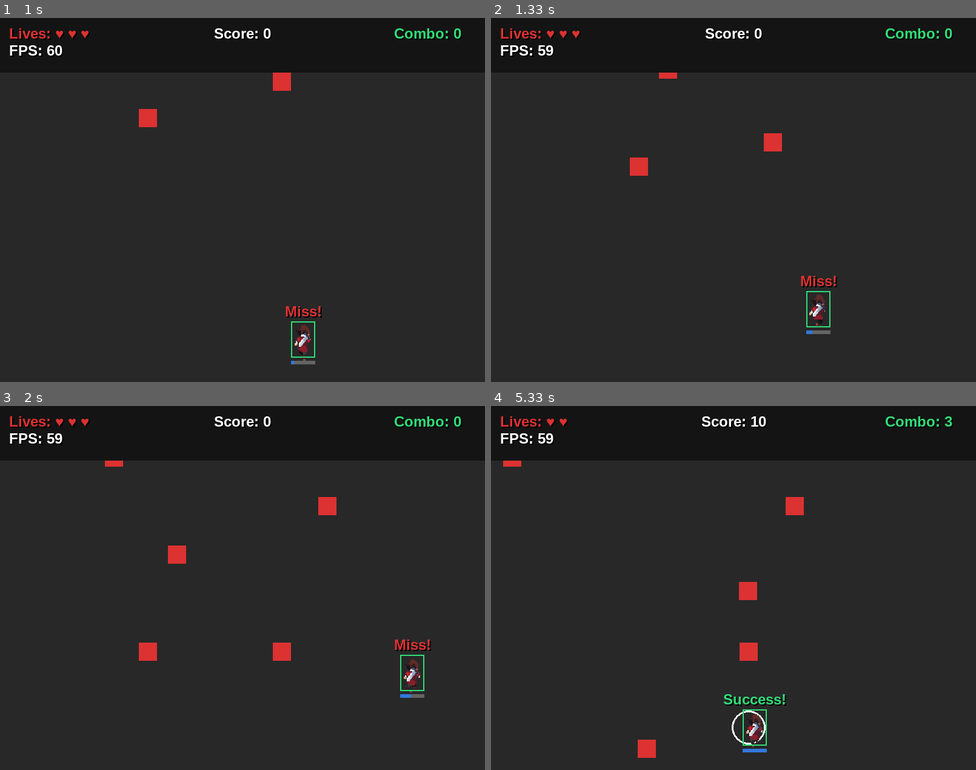
Above: before the commit, frames 1-4 (two rows, left to right).
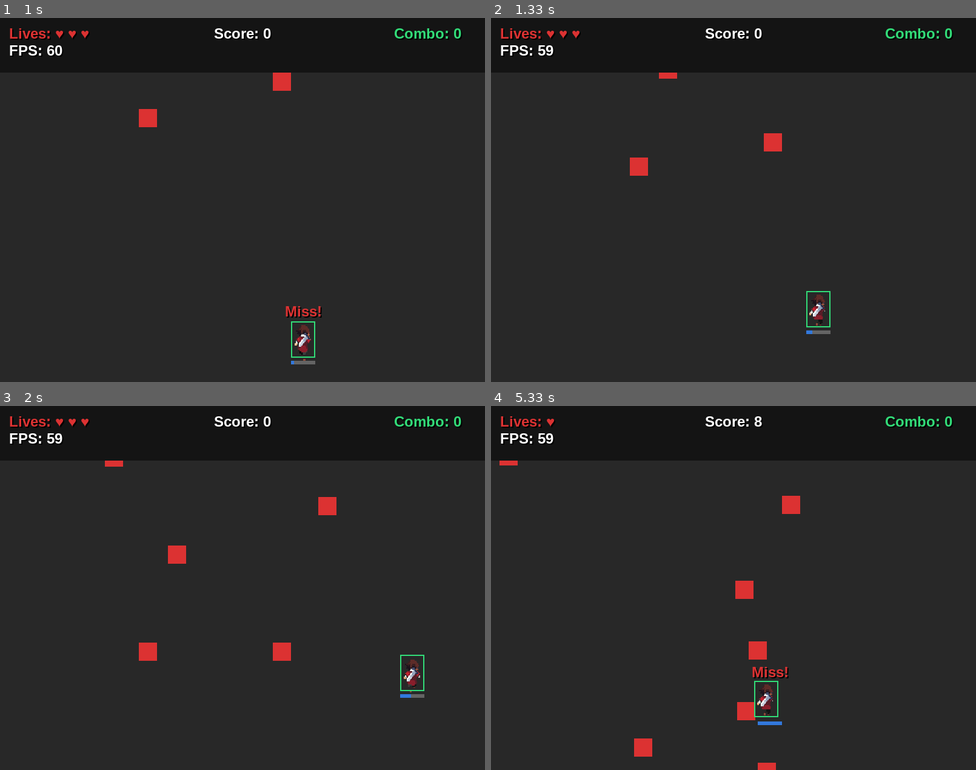
Above: after the commit, the same moments.

Repository: 20260184-commits/my-game
Game: pygame game, started from week7/week7.py
The game is run twice, just before and just after one commit, with the same random seed, the same clock (stepped at 60 frames per second) and the same inputs.
Inputs:
- Up to frame 1 (1 s): tap Space at 0.33, 0.73 s; hold Right from 0.67 s (still down)
- Up to frame 2 (1.33 s): tap Space at 1.03, 1.23 s; release Right at 1.13 s; hold Up from 1.17 s (still down)
- Up to frame 3 (2 s): release Up at 1.47 s; hold Right 1.5-1.97 s; tap Space at 1.57, 1.87 s
- Up to frame 4 (5.33 s): hold Left 2-2.53 s; tap Space at 2.07, 2.37, 2.63, 2.97, 3.27, 3.4, 3.8, 4.1, 4.47, 4.87, 5.17 s; hold Down 2.57-2.87 s; hold Left 2.9-3.3 s; hold Up 3.33-3.7 s; hold Right 3.73-4.37 s; hold Down 4.4-4.77 s; hold Left 4.8-5.27 s; hold Right from 5.3 s (still down)

Frame 1 is identical in both runs. In frame 2, 0.2% of the frame differs, in the area x 63-72%, y 70-74%; in frame 3, 0.2%; in frame 4, 1.9%, in the area x 1-96%, y 2-100%.

Commit message:
84% 완성

Diff:
--- a/week7/week7.py
+++ b/week7/week7.py
@@ -10,9 +10,11 @@
 BASE_ENEMY_SPEED_MIN = 4
 BASE_ENEMY_SPEED_MAX = 5
 BASE_SPAWN_RATE = 20
+MIN_SPAWN_RATE = 8
 COMBO_TIMEOUT = 600
-BOSS_WAVE_POSITIONS = [0.25, 0.1, 0.5, 0.9, 0.75]
+BOSS_WAVE_POSITIONS = [0.1, 0.3, 0.5, 0.7, 0.9]
 WAVE_INTERVAL = 150
+BOSS_PHASE2_SPEED_MULT = 2.3  # [추가] 2페이지 적 속도 배수 (여기서 직접 조절하세요!)
 FPS = 60
 
 # --- 상수 ---
@@ -66,7 +68,6 @@
                 row, col = divmod(i, 8)
                 rect = pygame.Rect(col * FRAME_W, row * FRAME_H, FRAME_W, FRAME_H)
                 frames.append(pygame.transform.scale(sheet.subsurface(rect), (SPRITE_W, SPRITE_H)))
-
             if direction == "parry": animations["parry"] = frames
             else:
                 animations[f"walk_{direction}"] = frames
@@ -79,17 +80,18 @@
 def spawn_enemy(boss_state, min_spd, max_spd, diff_mult, target_x=None, y_offset=0):
     if boss_state == STATE_PHASE1:
         speed = 6
+    elif boss_state == STATE_PHASE2:
+        # [수정] 2페이지는 점수 배수(diff_mult)를 무시하고 전용 배수만 적용
+        speed = int(random.randint(min_spd, max_spd) * BOSS_PHASE2_SPEED_MULT)
     else:
-        speed_mult = 1.6 if boss_state != STATE_NORMAL else 1.0
+        # 일반 상태일 때는 기존처럼 점수 배수 적용
+        speed_mult = 1.0
         speed = int(random.randint(min_spd, max_spd) * speed_mult * diff_mult)
 
     if boss_state == STATE_NORMAL or boss_state == STATE_PHASE1:
         x = target_x if target_x is not None else random.randint(0, WIDTH - ENEMY_W)
-        # [수정] HUD_HEIGHT 대신 HUD_HEIGHT - 100 으로 설정하여 화면 밖에서 생성
-        # y_offset은 3줄 배치를 위해 그대로 유지
         return {"rect": pygame.Rect(x, HUD_HEIGHT - 100 + y_offset, ENEMY_W, ENEMY_H), "vel": (0, speed)}
     else:
-        # [수정] 2페이지 적들도 좌우가 아닌 위에서 아래로 나오게 변경
         x = random.randint(0, WIDTH - ENEMY_W)
         return {"rect": pygame.Rect(x, HUD_HEIGHT - 50, ENEMY_W, ENEMY_H), "vel": (0, speed)}
 
@@ -107,7 +109,8 @@
                 if e.key == pygame.K_r: return True
                 if e.key == pygame.K_q: pygame.quit(); sys.exit()
 
-def main():
+def play_game():
+    """ 실제 게임 플레이 로직 (메모리 누수 방지를 위해 분리) """
     try: pygame.mixer.music.load(MUSIC_FILE); pygame.mixer.music.play(-1)
     except: pass
 
@@ -119,41 +122,49 @@
     shake_timer, boss_parry_count = 0, 0
     boss_state = STATE_NORMAL
     boss_wave_count, boss_wave_timer = 0, 0
+    current_safe_x = 0
     spawn_timer, spawn_count = 0, 0
-    current_direction, parry_success = "up", False
+    current_direction, parry_success, parry_active = "up", False, True
     anim_frame, anim_timer, prev_state = 0, 0, ""
 
     MAX_PARRY_COOLDOWN = 3 * FPS
-    MISS_DURATION = int(1.5 * FPS)
-
-    while True:
+    MISS_DURATION = int(0.5 * FPS)
+
+    running = True
+    while running:
         clock.tick(FPS)
 
         # --- 난이도 계산 ---
         diff_mult = 1.0
-        if score >= 80: diff_mult = 1.4
-        elif score >= 40: diff_mult = 1.3
-        elif score >= 20: diff_mult = 1.1
-        spawn_rate = int((BASE_SPAWN_RATE / 1.6 if boss_state != STATE_NORMAL else BASE_SPAWN_RATE) / diff_mult)
-
-        # --- 입력 처리 ---
-        keys = pygame.key.get_pressed()
-        moving = False
-        if parry_timer == 0:
-            if keys[pygame.K_LEFT]:  moving = True; player.x -= 5
-            if keys[pygame.K_RIGHT]: moving = True; player.x += 5
-            if keys[pygame.K_UP]:    current_direction = "up"; moving = True; player.y -= 5
-            if keys[pygame.K_DOWN]:  moving = True; player.y += 5
-        player.clamp_ip(pygame.Rect(0, HUD_HEIGHT, WIDTH, HEIGHT - HUD_HEIGHT))
-
-        # --- 애니메이션 상태 결정 ---
-        state = "parry" if parry_timer > 0 else (f"walk_{current_direction}" if moving else f"idle_{current_direction}")
-        if state != prev_state: anim_frame = 0; prev_state = state
-
+        if score >= 80: diff_mult = 2
+        elif score >= 40: diff_mult = 1.8
+        elif score >= 20: diff_mult = 1.5
+        base_val = BASE_SPAWN_RATE / 1.6 if boss_state != STATE_NORMAL else BASE_SPAWN_RATE
+        spawn_rate = max(MIN_SPAWN_RATE, int(base_val / diff_mult))
+
+
+        # --- 이벤트 및 입력 처리 ---
         for e in pygame.event.get():
             if e.type == pygame.QUIT: pygame.quit(); sys.exit()
             if e.type == pygame.KEYDOWN and e.key == pygame.K_SPACE and parry_cooldown == 0:
-                parry_timer, parry_success = PARRY_DURATION, False
+                if parry_timer == 0 or not parry_active:
+                    parry_timer = PARRY_DURATION
+                    parry_success = False
+                    parry_active = True
+
+        keys = pygame.key.get_pressed()
+        moving = False
+        move_speed = 2 if parry_timer > 0 else 5
+
+        if keys[pygame.K_LEFT]:  moving = True; player.x -= move_speed
+        if keys[pygame.K_RIGHT]: moving = True; player.x += move_speed
+        if keys[pygame.K_UP]:    current_direction = "up"; moving = True; player.y -= move_speed
+        if keys[pygame.K_DOWN]:  moving = True; player.y += move_speed
+
+        player.clamp_ip(pygame.Rect(0, HUD_HEIGHT, WIDTH, HEIGHT - HUD_HEIGHT))
+
+        state = "parry" if parry_timer > 0 else (f"walk_{current_direction}" if moving else f"idle_{current_direction}")
+        if state != prev_state: anim_frame = 0; prev_state = state
 
         # --- 타이머 업데이트 ---
         if invincible > 0: invincible -= 1
@@ -162,21 +173,17 @@
         if shake_timer > 0: shake_timer -= 1
         if parry_cooldown > 0: parry_cooldown -= 1
         if miss_timer > 0: miss_timer -= 1
-        if success_timer > 0: success_timer -= 1 # [추가] 성공 타이머 감소
+        if success_timer > 0: success_timer -= 1
 
         if state == "parry":
-            # [핵심] 패링 유지 시간과 애니메이션 프레임을 직접 동기화
-            # (전체 유지시간 - 남은 시간) / 전체 유지시간 = 진행률(0.0 ~ 1.0)
             if PLAYER_ANIMATIONS and "parry" in PLAYER_ANIMATIONS:
                 frames = PLAYER_ANIMATIONS["parry"]
+                # PARRY_DURATION이 20이 되면, 애니메이션도 20프레임에 맞춰 늘어남
                 progress = (PARRY_DURATION - parry_timer) / PARRY_DURATION
-                anim_frame = int(progress * len(frames))
-                # 마지막 프레임에서 멈추지 않고 범위 내에 있게 제한
-                anim_frame = min(anim_frame, len(frames) - 1)
+                anim_frame = min(int(progress * len(frames)), len(frames) - 1)
         else:
-            # 일반 걷기/대기 애니메이션은 기존 timer 방식 유지
             anim_timer += 1
-            if anim_timer >= 6: # 일반 속도 6
+            if anim_timer >= 6:
                 if PLAYER_ANIMATIONS and state in PLAYER_ANIMATIONS:
                     anim_frame = (anim_frame + 1) % len(PLAYER_ANIMATIONS[state])
                 anim_timer = 0
@@ -184,21 +191,24 @@
         if parry_timer > 0:
             parry_timer -= 1
             if parry_timer == 0 and not parry_success:
-                miss_timer, parry_cooldown = MISS_DURATION, MAX_PARRY_COOLDOWN
+                miss_timer = int(0.5 * FPS)
+                parry_cooldown = MAX_PARRY_COOLDOWN
+                combo_count = 0  # [추가] 패링 헛방 시 콤보 초기화
 
         # --- 보스 상태 관리 ---
         if boss_state == STATE_NORMAL and score >= BOSS_TRIGGER_SCORE:
             boss_state, enemies, boss_parry_count, boss_wave_count, boss_wave_timer = STATE_PHASE1, [], 0, 0, 0
 
-        # --- 스폰 로직 (최적화) ---
+        # --- 스폰 로직 ---
         if boss_state == STATE_PHASE1:
+            if boss_wave_timer == 0 and boss_wave_count < 5:
+                current_safe_x = random.choice(BOSS_WAVE_POSITIONS) * WIDTH
             boss_wave_timer += 1
             if boss_wave_timer >= WAVE_INTERVAL and boss_wave_count < 5:
                 boss_wave_timer = 0
-                safe_x = BOSS_WAVE_POSITIONS[boss_wave_count] * WIDTH
                 for row_offset in [0, 40, 80]:
                     for x in range(0, WIDTH, 40):
-                        if abs(x - safe_x) > 40:
+                        if abs(x - current_safe_x) > 40:
                             enemies.append(spawn_enemy(boss_state, BASE_ENEMY_SPEED_MIN, BASE_ENEMY_SPEED_MAX, diff_mult, x, row_offset))
                 boss_wave_count += 1
             if boss_wave_count >= 5 and not enemies:
@@ -211,7 +221,8 @@
                 enemies.append(spawn_enemy(boss_state, BASE_ENEMY_SPEED_MIN, BASE_ENEMY_SPEED_MAX, diff_mult, tx))
         elif boss_state == STATE_PHASE2:
             spawn_timer += 1
-            if spawn_timer >= int(spawn_rate * 0.7):
+            current_p2_rate = max(MIN_SPAWN_RATE, int((spawn_rate * 0.7) / diff_mult))
+            if spawn_timer >= current_p2_rate:
                 spawn_timer = 0
                 enemies.append(spawn_enemy(boss_state, BASE_ENEMY_SPEED_MIN, BASE_ENEMY_SPEED_MAX, diff_mult))
 
@@ -220,32 +231,38 @@
         if boss_state != STATE_NORMAL and player.colliderect(boss_rect) and invincible == 0:
             lives -= 1; invincible = 60; combo_count = 0
             if lives <= 0:
-                if game_over_screen(score): main(); return
+                if game_over_screen(score): return "RESTART"
+                else: return "QUIT"
 
         for enemy in enemies[:]:
             enemy["rect"].x += enemy["vel"][0]
             enemy["rect"].y += enemy["vel"][1]
             if player.colliderect(enemy["rect"]):
-                if parry_timer > 0:
+                if parry_timer > 0 and parry_active:
                     parry_success = True
-                    success_timer = int(1.5 * FPS) # [추가] Success 메시지 출력
+                    parry_active = False # [핵심] 한 명을 쳤으므로 이제 판정을 종료함!
+
+                    success_timer = int(0.5 * FPS)
                     miss_timer = 0
-                          # 1. 성공 플래그를 True로 설정
-                    enemies.remove(enemy)     # 2. 적을 리스트에서 제거 # redundant but safe
-                    # [최적화] 보스전 점수 중지
+                    enemies.remove(enemy)
+
                     if boss_state == STATE_NORMAL: score += int(1 * (1.2 ** combo_count))
-                    combo_count += 1; combo_timer = COMBO_TIMEOUT; parry_timer = 0
+                    combo_count += 1; combo_timer = COMBO_TIMEOUT
+
                     if boss_state != STATE_NORMAL: boss_parry_count += 1
                     parry_effects.append({"pos": player.center, "radius": 10, "max_radius": 120})
+
                     if boss_parry_count >= 10:
                         if boss_state == STATE_PHASE1: boss_state, boss_parry_count, enemies = STATE_PHASE2, 0, []
                         elif boss_state == STATE_PHASE2:
-                            if game_over_screen(score, "VICTORY!", GREEN): main(); return
+                            if game_over_screen(score, "VICTORY!", GREEN): return "RESTART"
+                            else: return "QUIT"
                 elif invincible == 0:
                     lives -= 1; invincible = 60; combo_count = 0
                     shake_timer, parry_cooldown = 15, 0
                     if lives <= 0:
-                        if game_over_screen(score): main(); return
+                        if game_over_screen(score): return "RESTART"
+                        else: return "QUIT"
             elif enemy["rect"].top > HEIGHT or enemy["rect"].right < 0 or enemy["rect"].left > WIDTH:
                 enemies.remove(enemy)
                 if boss_state == STATE_NORMAL: score += 1
@@ -253,6 +270,22 @@
         # --- 렌더링 ---
         offset = (random.randint(-6, 6), random.randint(-6, 6)) if shake_timer > 0 else (0, 0)
         screen.fill(GRAY)
+        if boss_state == STATE_PHASE1 and boss_wave_count < 5 and boss_wave_timer > (WAVE_INTERVAL - 60):
+            # [수정] 가이드 영역의 너비를 80으로 설정 (abs 조건의 40 * 2)
+            guide_width = 80
+            guide_x = current_safe_x - (guide_width // 2) # 중앙 정렬을 위해 너비의 절반을 뺌
+
+            # 1. 영역을 강조하기 위해 약간 투명한 초록색 박스를 그림
+            # (투명도를 위해 별도의 Surface를 사용합니다)
+            guide_surf = pygame.Surface((guide_width, HEIGHT - HUD_HEIGHT), pygame.SRCALPHA)
+            guide_surf.fill((0, 255, 0, 60)) # 초록색, 투명도 60 (0~255)
+            screen.blit(guide_surf, (guide_x, HUD_HEIGHT))
+
+            # 2. 영역의 양 끝에 얇은 선을 그려서 경계를 명확히 함
+            pygame.draw.line(screen, GREEN, (guide_x, HUD_HEIGHT), (guide_x, HEIGHT), 2)
+            pygame.draw.line(screen, GREEN, (guide_x + guide_width, HUD_HEIGHT), (guide_x + guide_width, HEIGHT), 2)
+
+            draw_text("SAFE", current_safe_x, (HUD_HEIGHT + HEIGHT) // 2, FONT_HUD, GREEN, center=True)
         for e in enemies: pygame.draw.rect(screen, RED, e["rect"].move(offset))
         if boss_state != STATE_NORMAL: pygame.draw.rect(screen, BLACK, boss_rect.move(offset))
         for fx in parry_effects[:]:
@@ -267,14 +300,9 @@
             else: pygame.draw.rect(screen, BLUE, player.move(offset))
             if DEBUG_HITBOX: pygame.draw.rect(screen, GREEN, player.move(offset), 2)
 
-        if success_timer > 0:
-            # 성공 시 초록색 Success!
-            draw_text("Success!", player.centerx, player.top - 30, FONT_HUD, GREEN, center=True)
-        elif miss_timer > 0:
-            # 실패 시 빨간색 Miss!
-            draw_text("Miss!", player.centerx, player.top - 30, FONT_HUD, RED, center=True)
-
-        # 패링 바 렌더링
+        if success_timer > 0: draw_text("Success!", player.centerx, player.top - 30, FONT_HUD, GREEN, center=True)
+        elif miss_timer > 0: draw_text("Miss!", player.centerx, player.top - 30, FONT_HUD, RED, center=True)
+
         bar_x, bar_y, bar_w, bar_h = player.x, player.bottom + 5, PLAYER_W, 6
         pygame.draw.rect(screen, (100, 100, 100), (bar_x, bar_y, bar_w, bar_h))
         fill_w = bar_w if parry_cooldown == 0 else int(bar_w * ((MAX_PARRY_COOLDOWN - parry_cooldown) / MAX_PARRY_COOLDOWN))
@@ -284,12 +312,23 @@
         draw_text(f"Lives: {'♥ ' * lives}", 15, 12, FONT_HUD, RED)
         draw_text(f"Score: {score}", WIDTH//2, 12, FONT_HUD, WHITE, center=True)
         draw_text(f"Combo: {combo_count}", WIDTH - 150, 12, FONT_HUD, GREEN)
-        fps_text = f"FPS: {int(clock.get_fps())}"
-        draw_text(fps_text, 15, 40, FONT_HUD, WHITE) # 좌표 (15, 40)은 적절히 조절하세요.
-
-        if boss_state == STATE_PHASE2: draw_text(f"Boss Parry: {boss_parry_count}/10", WIDTH//2, 55, FONT_HUD, WHITE, center=True)
+        draw_text(f"FPS: {int(clock.get_fps())}", 15, 40, FONT_HUD, WHITE)
+        if boss_state == STATE_PHASE1:
+            # 보스 1페이지일 때: 현재 몇 번째 웨이브인지 표시 (0부터 시작하므로 +1)
+            draw_text(f"Wave: {boss_wave_count + 1}/5", WIDTH//2, 55, FONT_HUD, WHITE, center=True)
+        elif boss_state == STATE_PHASE2:
+            # 보스 2페이지일 때: 패링 횟수 표시
+            draw_text(f"Boss Parry: {boss_parry_count}/10", WIDTH//2, 55, FONT_HUD, WHITE, center=True)
 
         pygame.display.flip()
+
+def main():
+    # 게임을 실행하는 메인 래퍼 루프
+    while True:
+        result = play_game()
+        if result == "QUIT":
+            break
+        # "RESTART"일 경우 루프가 다시 돌아 play_game()이 처음부터 실행됨
 
 if __name__ == "__main__":
     main()
